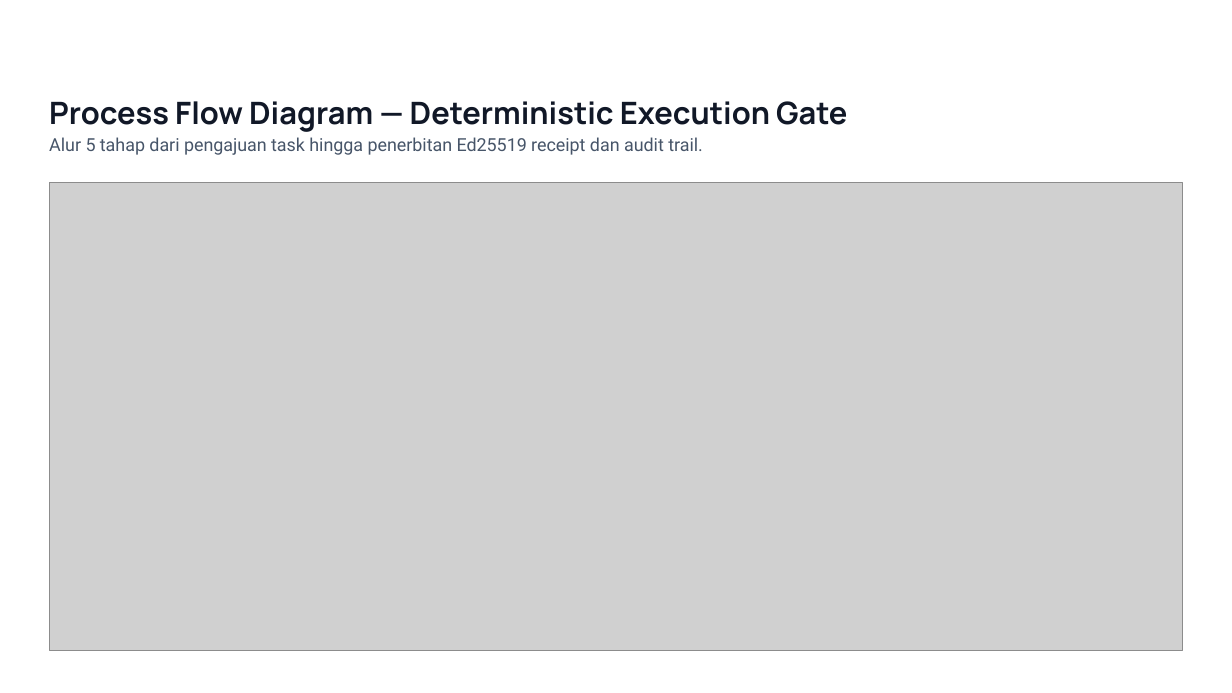
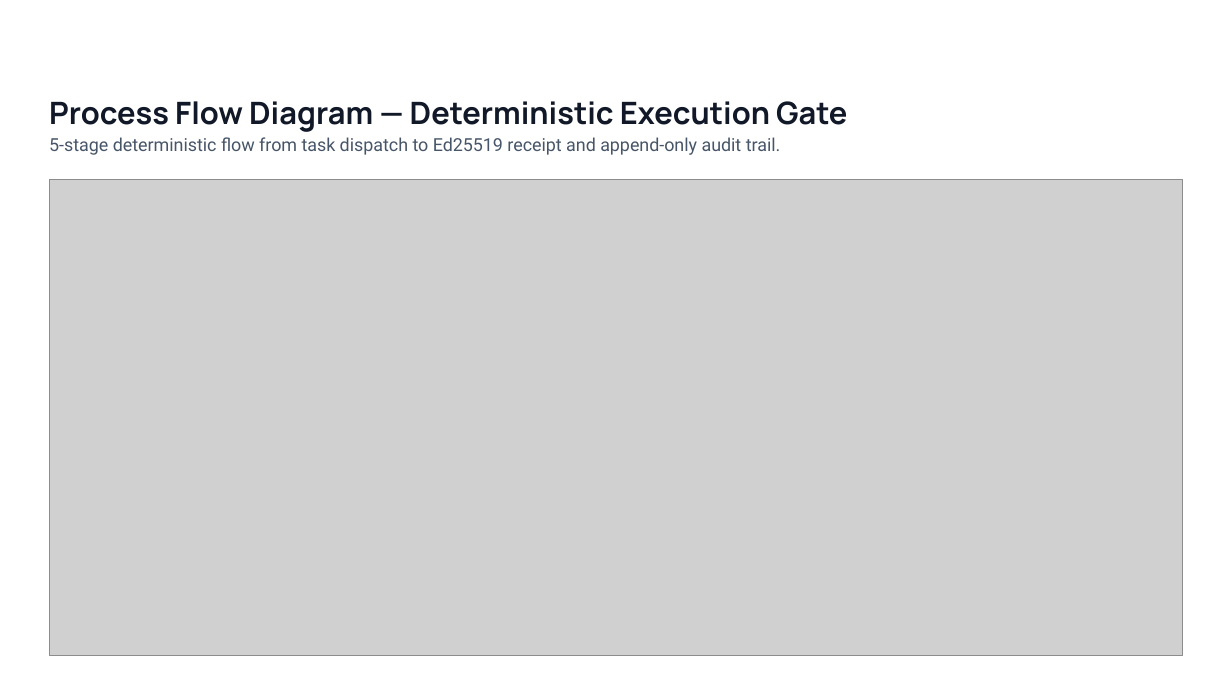
Before and after one commit to ArrafiNurHafiz/Veritas-Ai, a slide deck: slide 5 of docs/VERITAS_AI_Build2036_Deck.pptx. Drawn at 1232x693 pixels with LibreOffice and Linux fonts; fonts in the diff are those of the drawing; grey boxes stand for pictures; background and template pictures are left out. Boxes give left, top, right and bottom in pixels: in the first picture for what was removed or moved away, otherwise in the second. Text is boxed around its words. In the diff, an @@ line names an element or a change of style, - is before the commit and + after.

```diff
--- a/docs/VERITAS_AI_Build2036_Deck.pptx
+++ b/docs/VERITAS_AI_Build2036_Deck.pptx
@@ text at box(49, 137, 781, 155): text changed @@
-Alur 5 tahap dari pengajuan task hingga penerbitan Ed25519 receipt dan audit trail.
+5-stage deterministic flow from task dispatch to Ed25519 receipt and append-only audit trail.
@@ picture: place and size @@
-picture at box(49, 182, 1183, 650)
+picture at box(49, 180, 1183, 655)
```
Also in this commit, not shown: 11 other slides changed.
